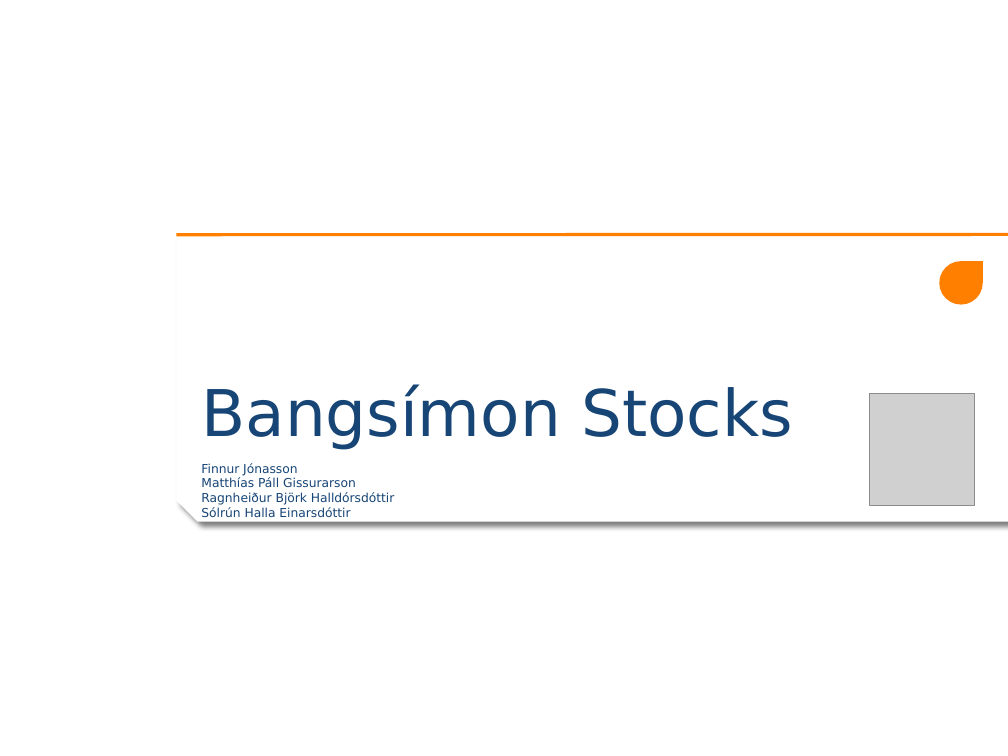
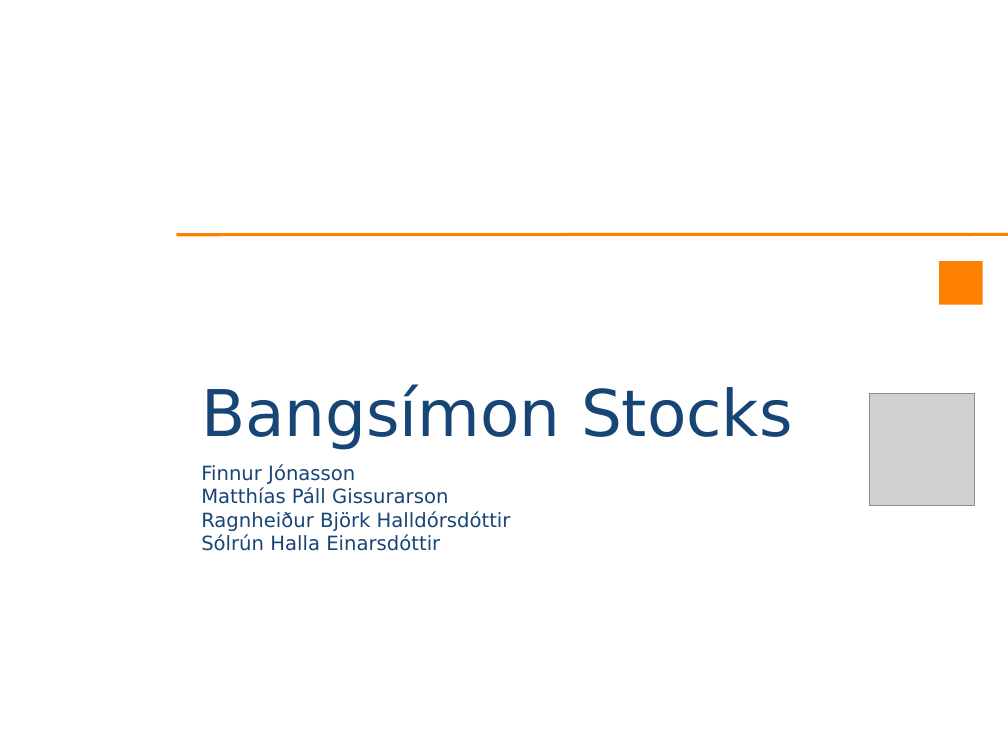
Before and after one commit to Tritlo/BangsimonStocks, a slide deck: slide 1 of abatinn/itrun3/kynning.pptx. Drawn at 1008x756 pixels with LibreOffice and Linux fonts; fonts in the diff are those of the drawing; grey boxes stand for pictures; background and template pictures are left out. Boxes give left, top, right and bottom in pixels: in the first picture for what was removed or moved away, otherwise in the second. Text is boxed around its words. In the diff, an @@ line names an element or a change of style, - is before the commit and + after.

```diff
--- a/abatinn/itrun3/kynning.pptx
+++ b/abatinn/itrun3/kynning.pptx
@@ snip rect removed at [176, 236, 1008, 521] @@
@@ rectangle at [939, 261, 983, 304]: teardrop to rectangle @@
@@ text "Finnur Jónasson" at [201, 464, 511, 551]: size 8.8 to 14 pt @@
```
Also in this commit, not shown: 3 other slides changed, 1 slide added, 1 slide removed, 1 other file.
